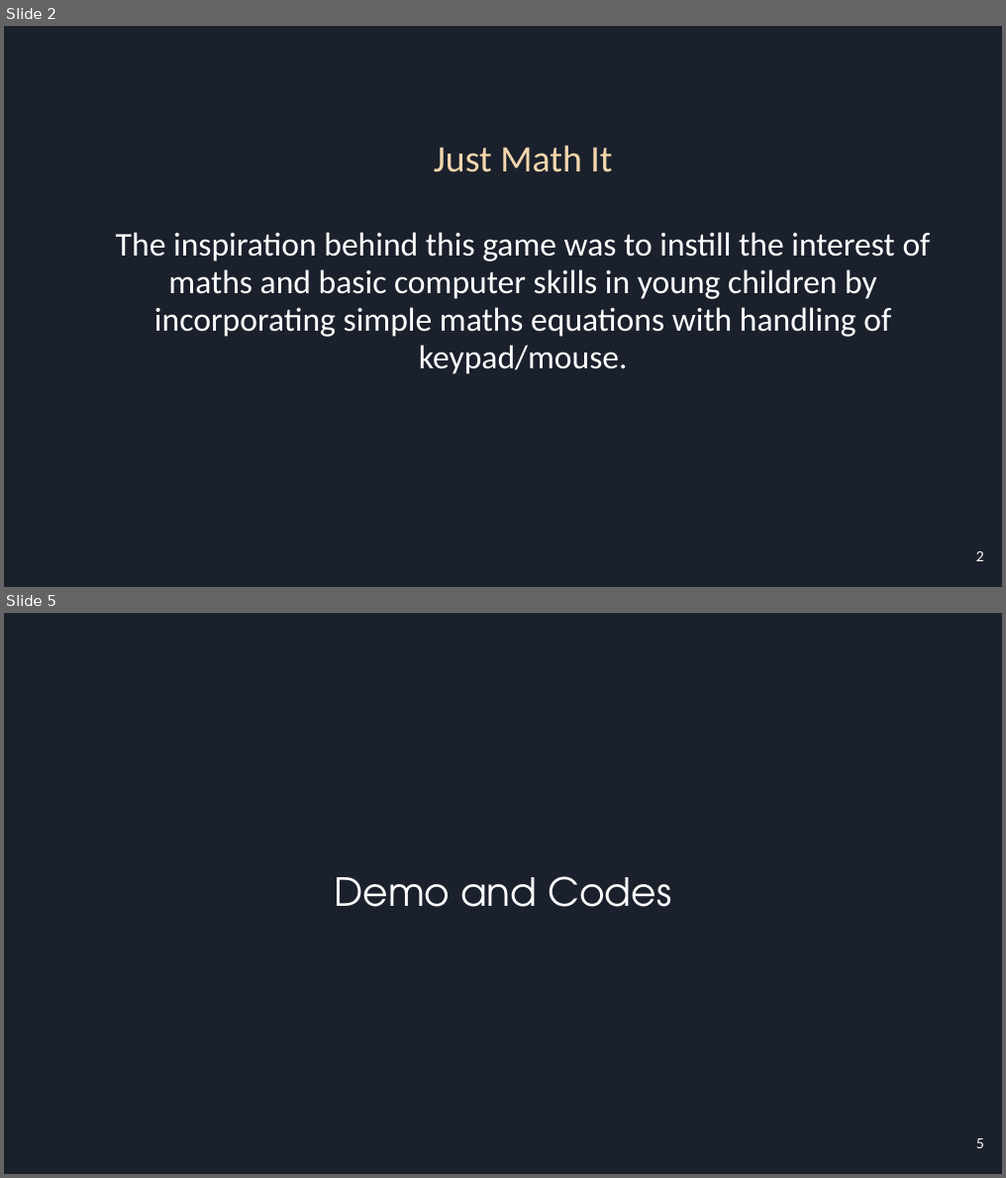
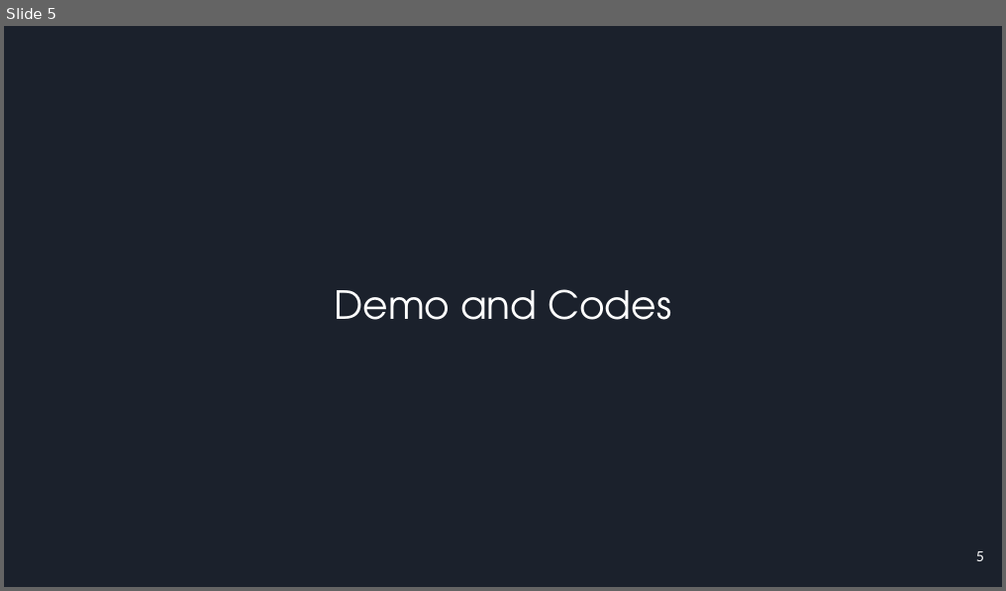
Before and after one commit to FairuzFairuz/Unit2ReactAppProject, a slide deck: Unit 2 Project.pptx. Shown one above the other, each under a label of ours: slides 2 and 5 before the commit, slide 5 after it; the slides between them are not shown. The pictures are 1006x1178 and 1006x591 pixels, drawn with LibreOffice and Linux fonts; fonts in the diff are those of the drawing; background and template pictures are left out. Boxes give left, top, right and bottom in pixels: in the first picture for what was removed or moved away, otherwise in the second. Text is boxed around its words. In the diff, an @@ line names an element or a change of style, - is before the commit and + after.

```diff
--- a/Unit 2 Project.pptx
+++ b/Unit 2 Project.pptx
@@ slide 2 removed at box(4, 26, 1002, 587), background picture (left out) @@
@@ title removed at box(116, 145, 931, 374) @@
-Just Math It
-The inspiration behind this game was to instill the interest of maths and basic computer skills in young children by incorporating simple maths equations with handling of keypad/mouse.
@@ page number removed at box(976, 552, 984, 562) @@
-2
```
Also in this commit, not shown: 3 slides changed, 2 slides added, 1 other slide removed, 4 other files.
